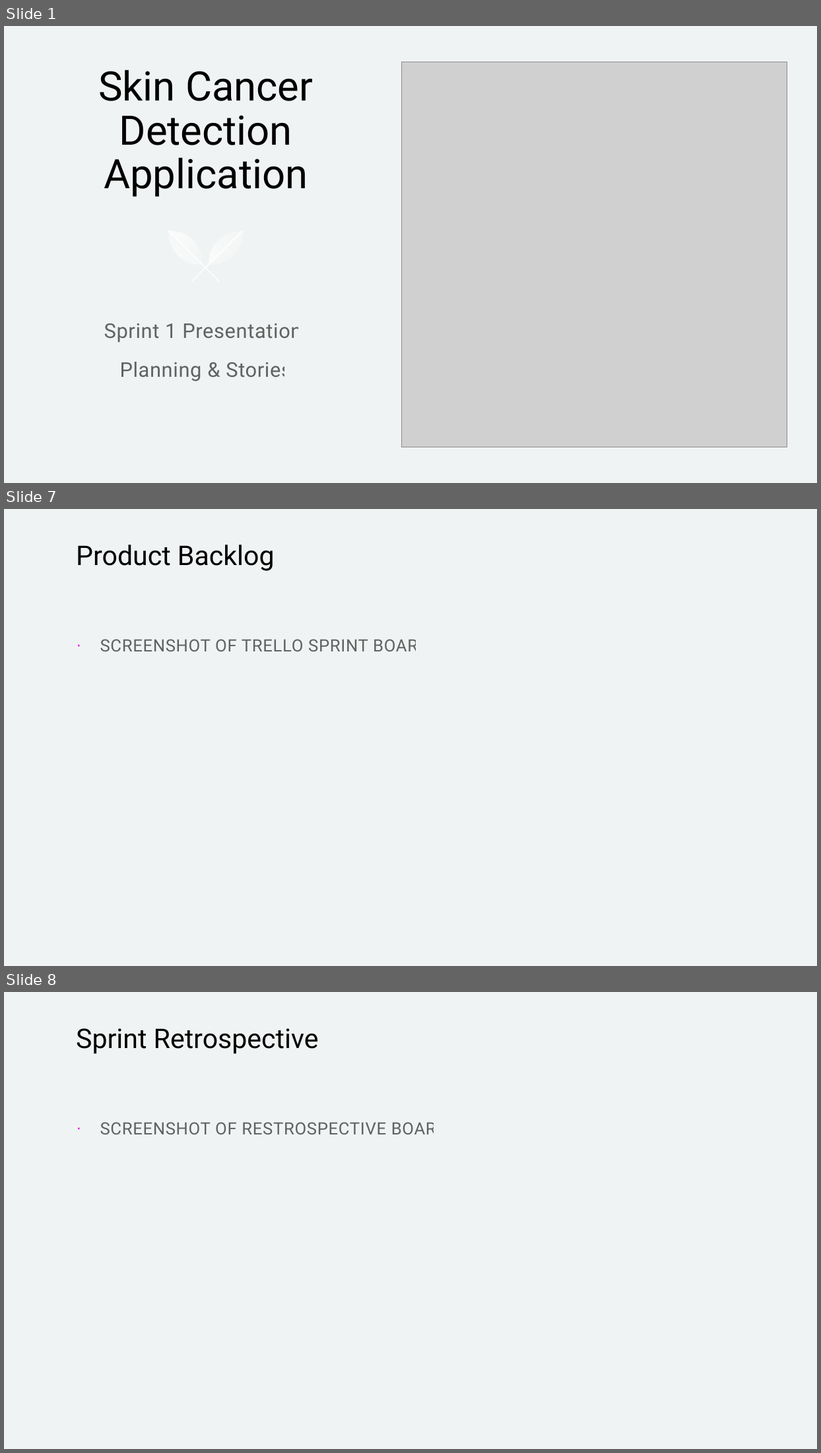
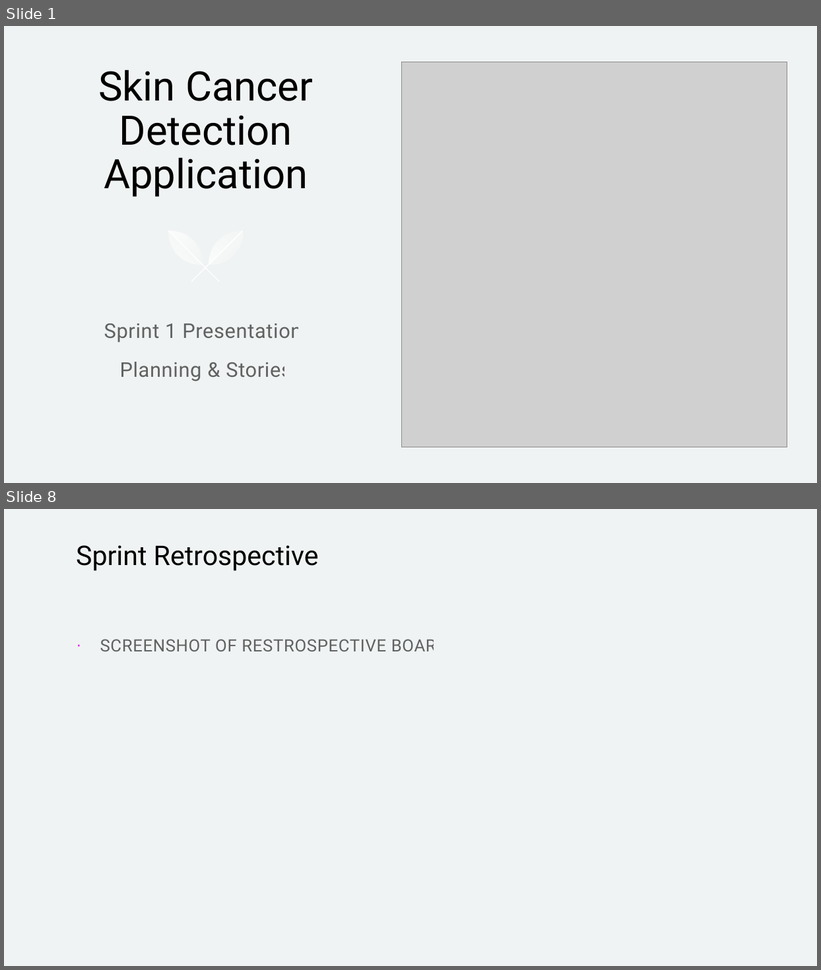
Before and after one commit to Yash-Gangani/Skin-Cancer-Detection-App, a slide deck: project-docs/Sprint-1-Presentation.pptx. Shown one above the other, each under a label of ours: slides 1, 7 and 8 before the commit, slides 1 and 8 after it; the slides between them are not shown. The pictures are 821x1453 and 821x970 pixels, drawn with LibreOffice and Linux fonts; fonts in the diff are those of the drawing; grey boxes stand for pictures. Boxes give left, top, right and bottom in pixels: in the first picture for what was removed or moved away, otherwise in the second. Text is boxed around its words. In the diff, an @@ line names an element or a change of style, - is before the commit and + after.

Commit message:
docs: updates to Sprint 1 Presentation slides

```diff
--- a/project-docs/Sprint-1-Presentation.pptx
+++ b/project-docs/Sprint-1-Presentation.pptx
@@ slide 7 removed at (4, 509, 817, 966), background #F0F3F3 @@
@@ title removed at (76, 545, 275, 571) @@
-Product Backlog
@@ text removed at (100, 639, 429, 652) @@
-· SCREENSHOT OF TRELLO SPRINT BOARD
```
Also in this commit, not shown: 5 slides changed, 1 slide added.
